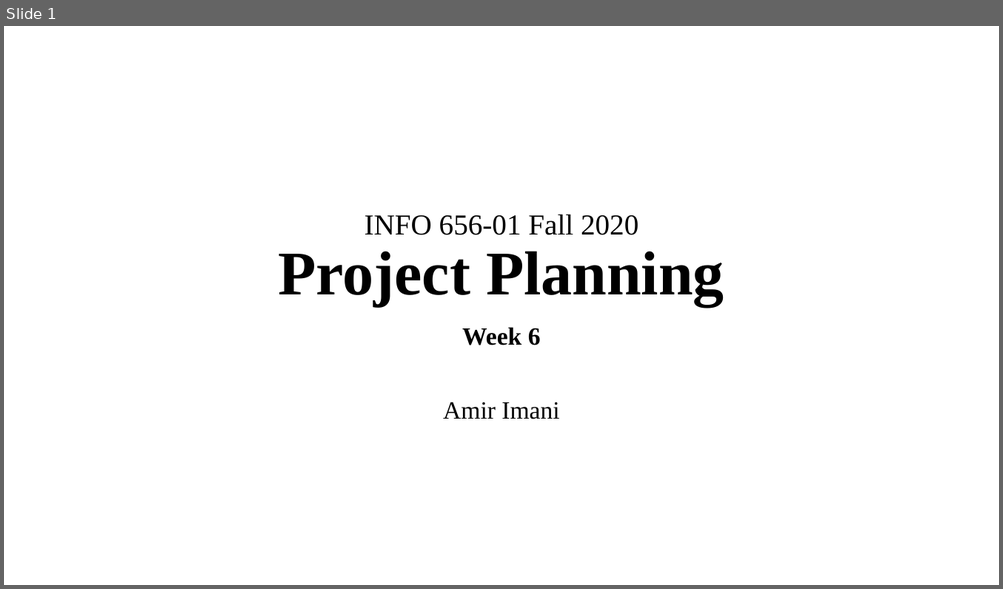
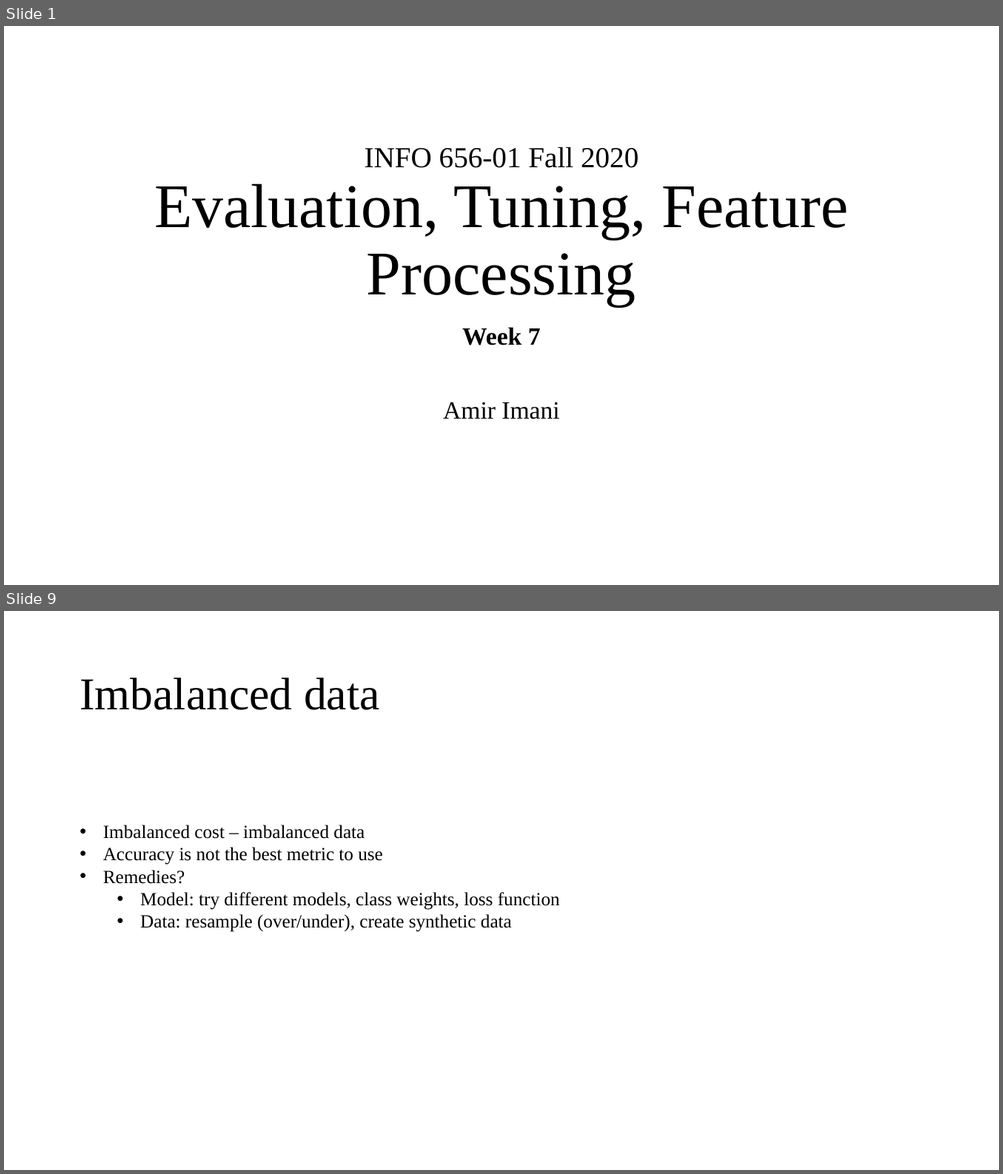
Before and after one commit to Amirosimani/Machine_Learning_Pratt, a slide deck: course slides/week_06.pptx. Shown one above the other, each under a label of ours: slide 1 before the commit, slides 1 and 9 after it; the slides between them are not shown. The pictures are 1003x589 and 1003x1174 pixels, drawn with LibreOffice and Linux fonts; fonts in the diff are those of the drawing. Boxes give left, top, right and bottom in pixels: in the first picture for what was removed or moved away, otherwise in the second. Text is boxed around its words. In the diff, an @@ line names an element or a change of style, - is before the commit and + after.

```diff
--- a/course slides/week_06.pptx
+++ b/course slides/week_06.pptx
@@ slide 9 added at bbox=[4, 611, 999, 1170], background #FFFFFF @@
@@ title added at bbox=[79, 678, 379, 710], 44 pt, text #000000 @@
+Imbalanced data
@@ text added at bbox=[103, 825, 560, 932], 18 pt, text #000000 @@
+• Imbalanced cost – imbalanced data
+• Accuracy is not the best metric to use
+• Remedies?
+  • Model: try different models, class weights, loss function
+  • Data: resample (over/under), create synthetic data
@@ slide 1 changed as well @@
@@ title at bbox=[154, 147, 848, 306]: text changed; size 28 to 60 pt @@
-INFO 656-01 Fall 2020
-Project Planning
+INFO 656-01 Fall 2020
+Evaluation, Tuning, Feature Processing
@@ subtitle at bbox=[462, 327, 540, 346]: text changed @@
-Week 6
+Week 7
```
Also in this commit, not shown: 8 other slides added, 5 slides removed, 10 other files.
